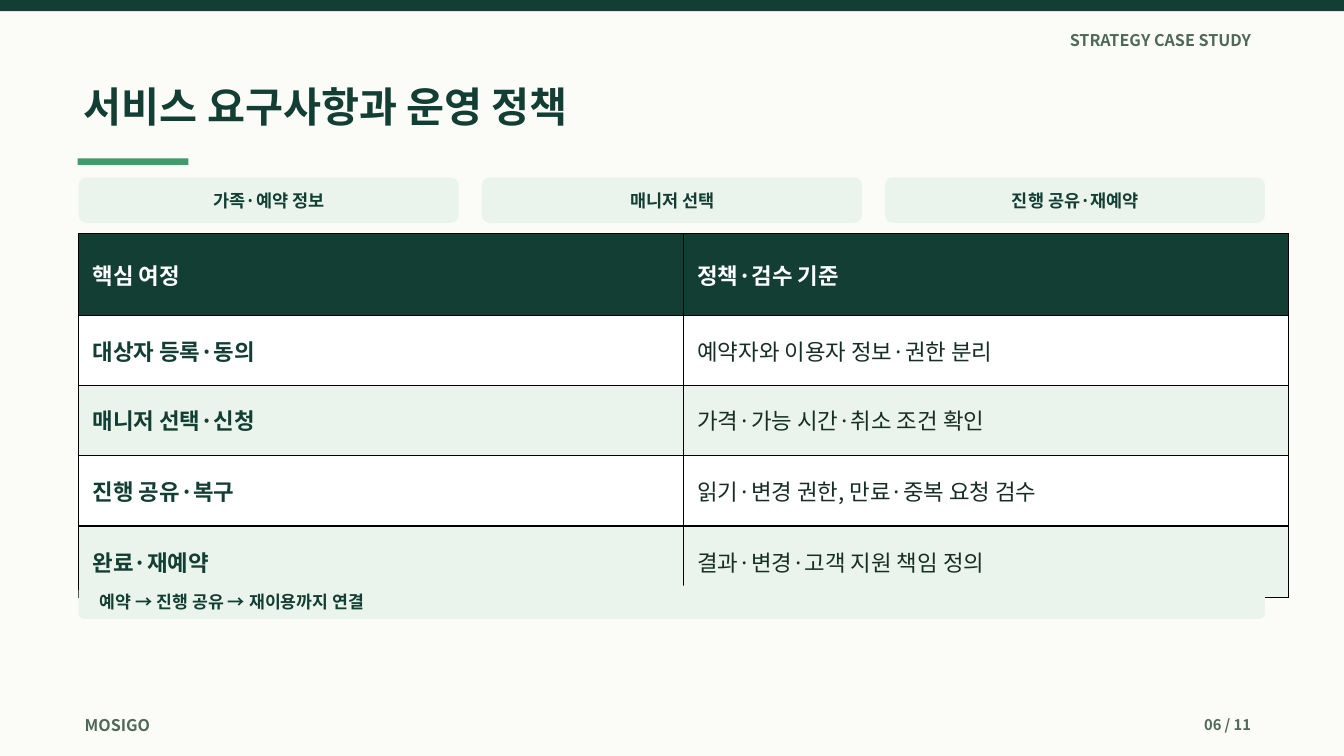
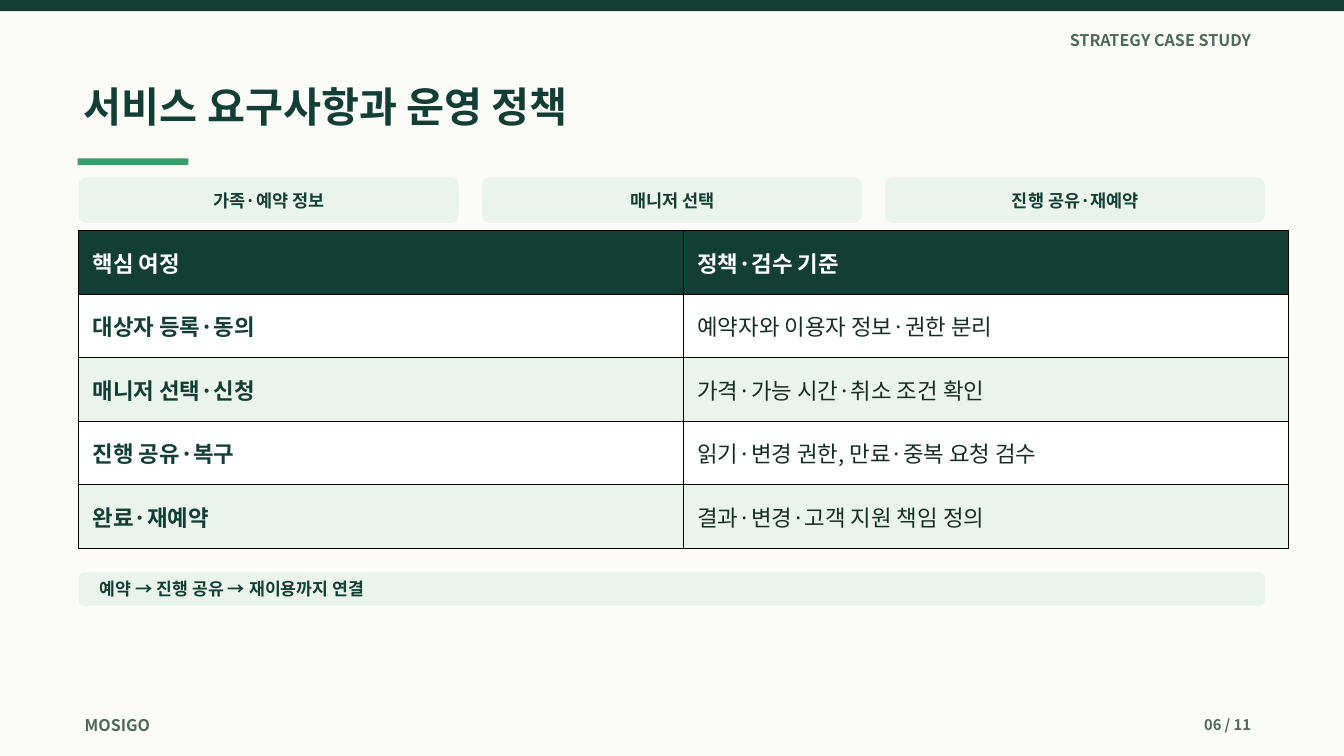
Before and after one commit to dohyunkimmm/mosigo-case-study, a slide deck: slide 6 of downloads/mosigo_report.pptx. Drawn at 1344x756 pixels with LibreOffice and Linux fonts; fonts in the diff are those of the drawing. Boxes give left, top, right and bottom in pixels: in the first picture for what was removed or moved away, otherwise in the second. Text is boxed around its words. In the diff, an @@ line names an element or a change of style, - is before the commit and + after.

```diff
--- a/downloads/mosigo_report.pptx
+++ b/downloads/mosigo_report.pptx
@@ table: place and size @@
-table at [79,234,1289,579]
+table at [79,231,1289,548]
@@ rounded rectangle: place and size @@
-rounded rectangle at [79,586,1265,619]
+rounded rectangle at [79,573,1265,606]
@@ text "예약 → 진행 공유 → ...": place and size @@
-text "예약 → 진행 공유 → ..." at [100,593,365,610]
+text "예약 → 진행 공유 → ..." at [100,580,365,597]
```
Also in this commit, not shown: 5 other slides changed, 13 other files.
